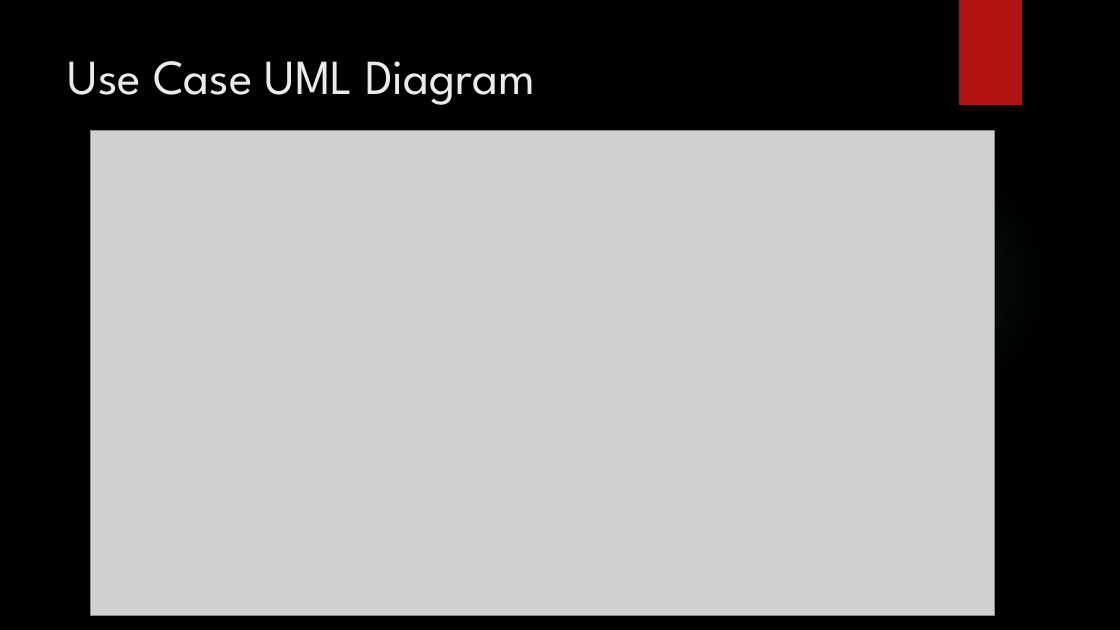
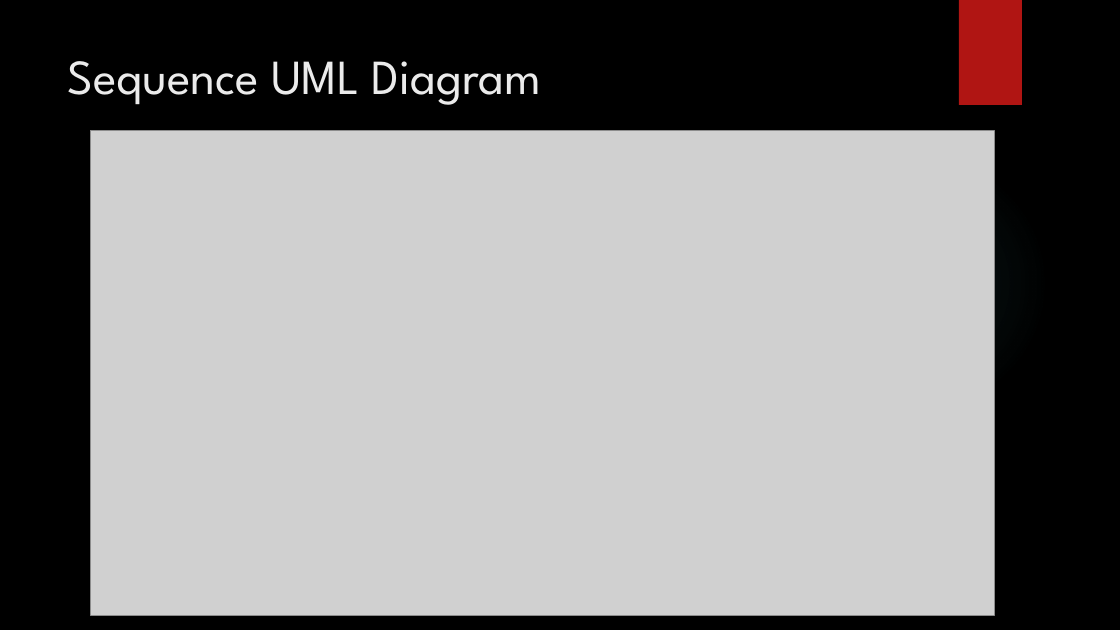
Before and after one commit to bharath210/HDFC_MidTermProject, a slide deck: slide 7 of Office Leave Management System.pptx (slide 6 before the commit). Drawn at 1120x630 pixels with LibreOffice and Linux fonts; fonts in the diff are those of the drawing; grey boxes stand for pictures; background and template pictures are left out. Boxes give left, top, right and bottom in pixels: in the first picture for what was removed or moved away, otherwise in the second. Text is boxed around its words. In the diff, an @@ line names an element or a change of style, - is before the commit and + after.

```diff
--- a/Office Leave Management System.pptx
+++ b/Office Leave Management System.pptx
@@ title at [68,61,542,105]: text changed @@
-Use Case UML Diagram
+Sequence UML Diagram
```
Also in this commit, not shown: 3 other slides changed, 5 slides added.
